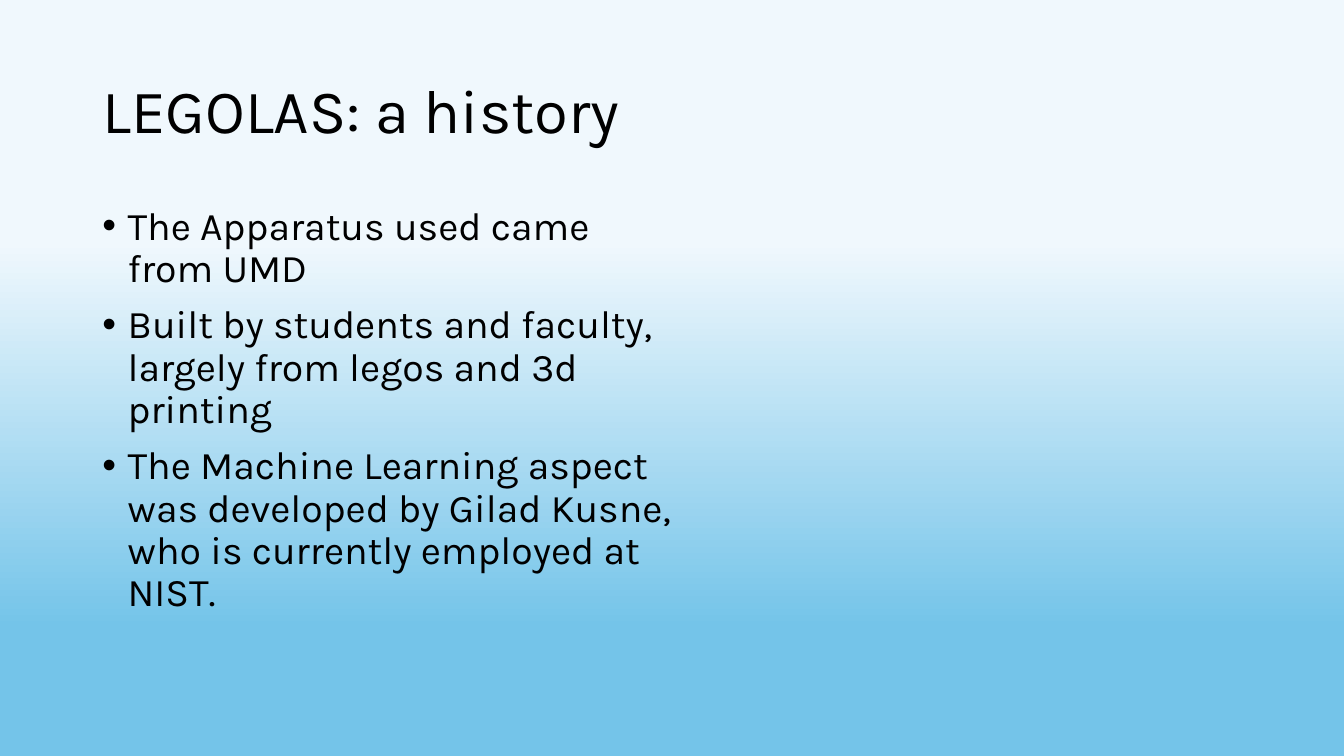
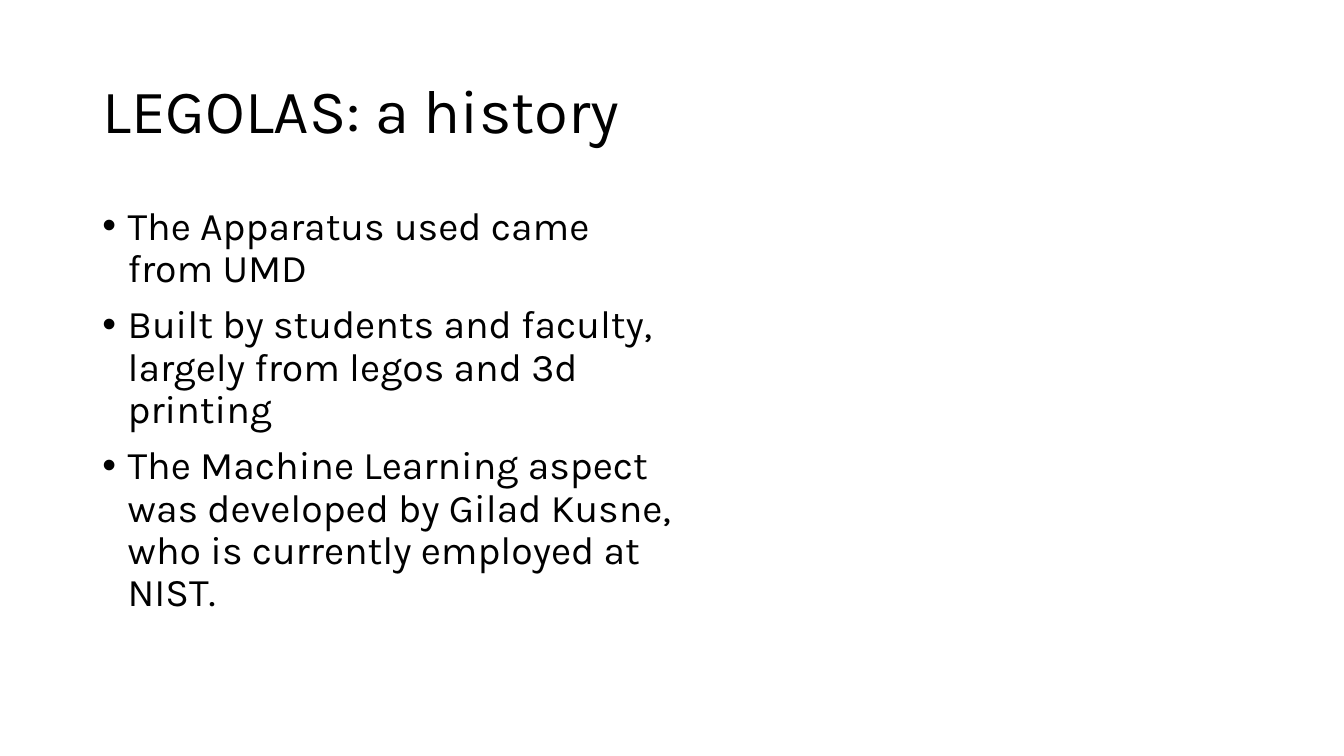
Before and after one commit to mlowe308/Legolas_textCellLoc, a slide deck: slide 19 of Hauber_poster_presentation/Hauber Presentation 7.25.pptx. Drawn at 1344x756 pixels with LibreOffice and Linux fonts; fonts in the diff are those of the drawing; background and template pictures are left out. Boxes give left, top, right and bottom in pixels: in the first picture for what was removed or moved away, otherwise in the second. Text is boxed around its words. In the diff, an @@ line names an element or a change of style, - is before the commit and + after.

```diff
--- a/Hauber_poster_presentation/Hauber Presentation 7.25.pptx
+++ b/Hauber_poster_presentation/Hauber Presentation 7.25.pptx
@@ background gradient #F0F8FD to #74C4E9 to #A2D8F0 to picture (left out) @@
```
Also in this commit, not shown: 4 other slides changed.
